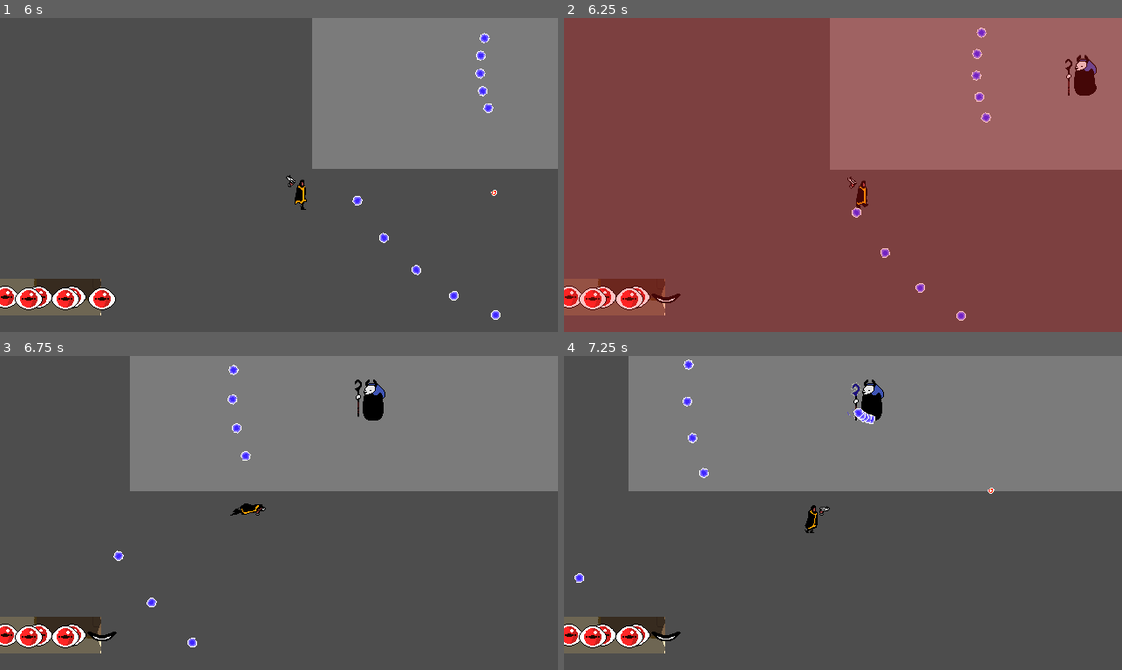
Above: before the commit, frames 1-4 (two rows, left to right).
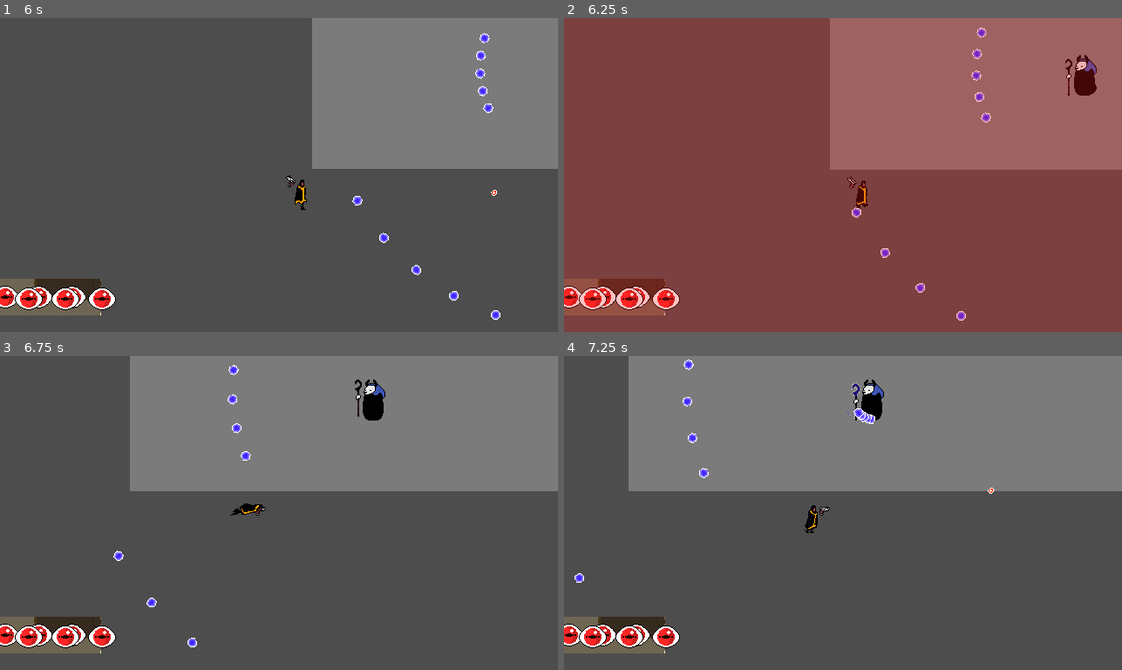
Above: after the commit, the same moments.

Repository: Lukko-Digital/WellesleyGameJam2024
Game: Godot game, scene res://src/main.tscn
Same seed, same stepped clock (60 frames per second), same inputs: the game is played once before the commit and once after it.
Inputs (mouse positions are in pixels of both pictures, inside the frame that each line leads up to):
- Up to frame 1 (6 s): move the mouse to (401, 159) at 0.52 s; press the mouse at (401, 159) at 0.53 s; hold D (right) 0.53-1.28 s; move the mouse to (167, 190) at 1.27 s; release the mouse at (167, 190) at 1.28 s; hold S (down) 1.28-2.03 s; click (167, 190) at 1.35 s; move the mouse to (334, 105) at 2.02 s; hold D (right) 2.03-2.78 s; hold Shift (roll) 2.03-2.78 s; click (334, 105) at 2.3 s; move the mouse to (251, 237) at 2.77 s; hold W (up) 2.78-3.53 s; click (251, 237) at 2.85 s; move the mouse to (446, 222) at 3.52 s; press the mouse at (446, 222) at 3.53 s; hold A (left) 3.53-5.03 s; move the mouse to (111, 127) at 4.27 s; release the mouse at (111, 127) at 4.28 s; tap Shift (roll) at 4.35 s; click (111, 127) at 4.55 s; move the mouse to (306, 175) at 5.02 s; press the mouse at (306, 175) at 5.03 s; hold S (down) 5.03-5.78 s; move the mouse to (195, 96) at 5.77 s; release the mouse at (195, 96) at 5.78 s; hold D (right) from 5.78 s (still down); click (195, 96) at 5.85 s
- Up to frame 2 (6.25 s): keep holding D (right)
- Up to frame 3 (6.75 s): move the mouse to (401, 497) at 6.52 s; release D (right) at 6.53 s; hold W (up) from 6.53 s (still down); hold Shift (roll) from 6.53 s (still down)
- Up to frame 4 (7.25 s): keep holding W (up); keep holding Shift (roll); click (965, 497) at 6.8 s

Frame 1 is identical in both runs. In frame 2, 0.3% of the frame differs, in the area x 15-21%, y 85-94%; in frame 3, 0.3%; in frame 4, 0.3%.

Commit message:
bullets die when they hit wall

Diff:
--- a/src/abstract_base_classes/attack.gd
+++ b/src/abstract_base_classes/attack.gd
@@ -35,5 +35,7 @@
 
 
 func _on_body_entered(body):
+	if body.get_collision_layer() == 1:
+		return
 	hit.emit(body)
 	body.take_damage(DAMAGE)
--- /dev/null
+++ b/src/enemies/staff_attack.gd
@@ -0,0 +1,6 @@
+extends Attack
+
+func _on_body_entered(body):
+	super(body)
+	if body.get_collision_layer() == 1:
+		queue_free()
--- a/src/enemies/staff_attack.tscn
+++ b/src/enemies/staff_attack.tscn
@@ -1,6 +1,6 @@
 [gd_scene load_steps=4 format=3 uid="uid://cqthupvnqgo8j"]
 
-[ext_resource type="Script" path="res://src/abstract_base_classes/attack.gd" id="1_hpt00"]
+[ext_resource type="Script" path="res://src/enemies/staff_attack.gd" id="1_suv4o"]
 [ext_resource type="Texture2D" uid="uid://dgiqrwmw8hwb2" path="res://assets/png/enemy_ranged_bullet.png" id="2_curjc"]
 
 [sub_resource type="CircleShape2D" id="CircleShape2D_koj02"]
@@ -8,9 +8,8 @@
 
 [node name="staff_attack" type="Area2D"]
 collision_layer = 0
-collision_mask = 2
-script = ExtResource("1_hpt00")
-DAMAGE = 1
+collision_mask = 3
+script = ExtResource("1_suv4o")
 
 [node name="Sprite2D" type="Sprite2D" parent="."]
 texture = ExtResource("2_curjc")
--- a/src/player/bullet.gd
+++ b/src/player/bullet.gd
@@ -3,9 +3,10 @@
 
 func _on_body_entered(body):
 	super(body)
-	body.knockback(
-		direction,
-		500,
-		0.05
-	)
+	if body.get_collision_layer() != 1:
+		body.knockback(
+			direction,
+			500,
+			0.05
+		)
 	queue_free()
--- a/src/player/bullet.tscn
+++ b/src/player/bullet.tscn
@@ -8,7 +8,7 @@
 
 [node name="bullet" type="Area2D"]
 collision_layer = 0
-collision_mask = 4
+collision_mask = 5
 script = ExtResource("1_m61ky")
 DAMAGE = 1
 
